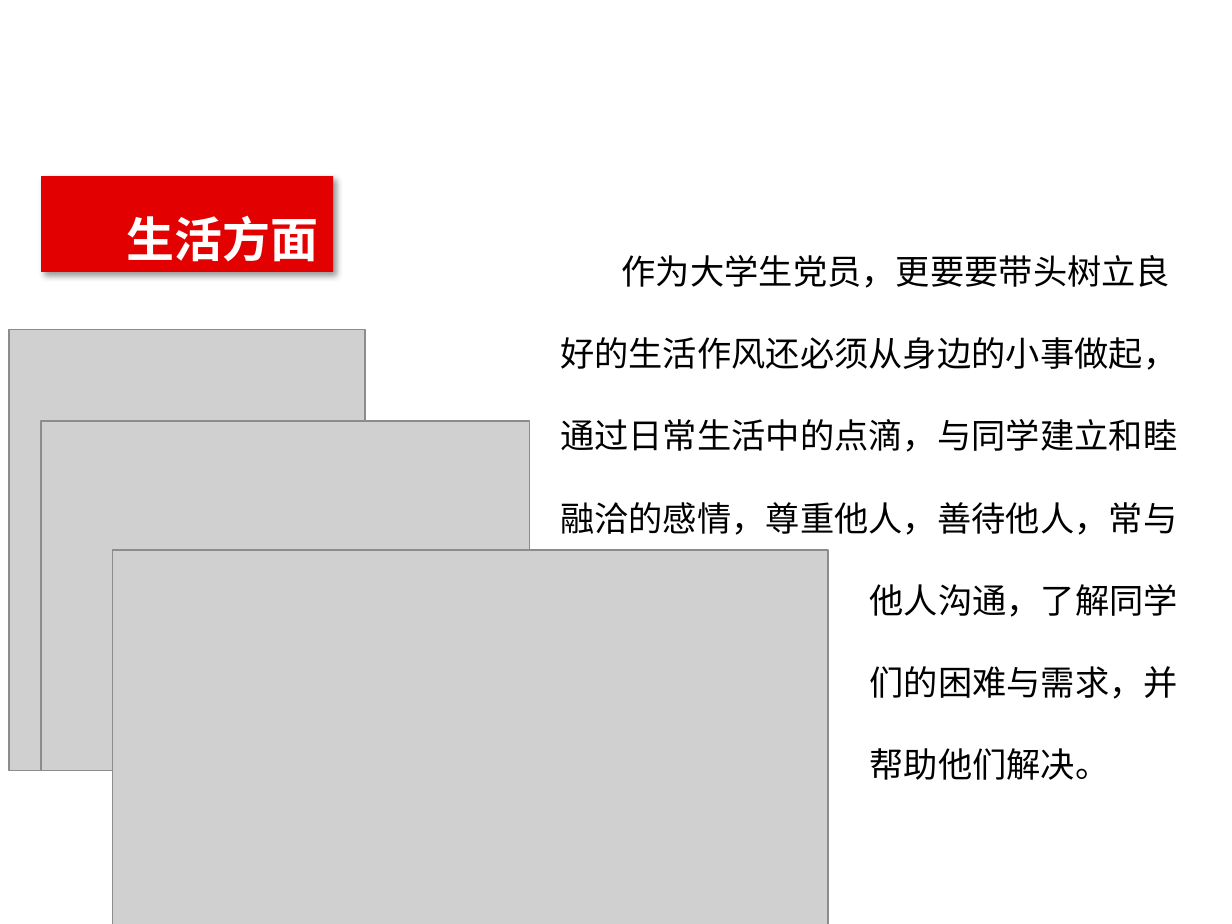
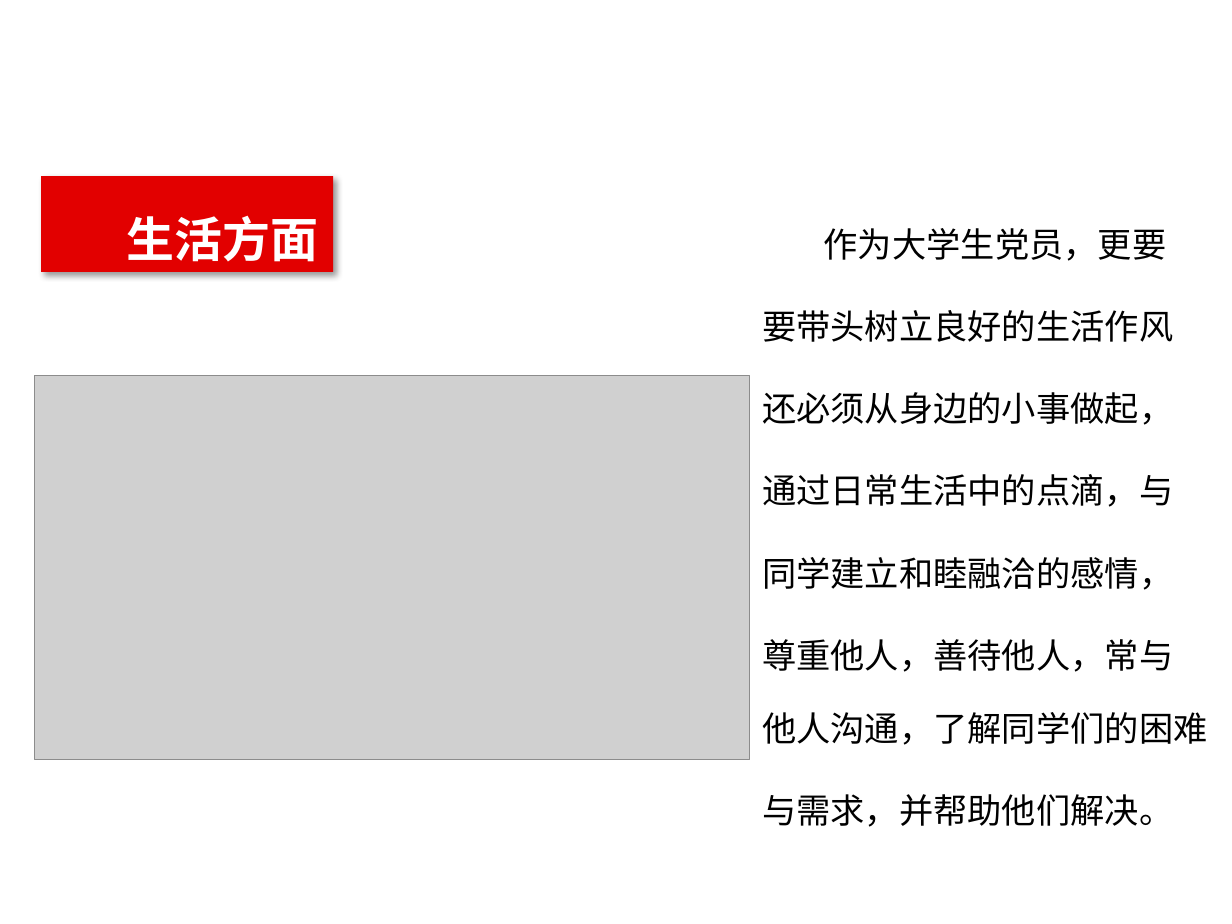
Before and after one commit to 342875289/----, a slide deck: slide 9 of 转正答辩/预备党员答辩.pptx (slide 10 before the commit). Drawn at 1232x924 pixels with LibreOffice and Linux fonts; fonts in the diff are those of the drawing; grey boxes stand for pictures; background and template pictures are left out. Boxes give left, top, right and bottom in pixels: in the first picture for what was removed or moved away, otherwise in the second. Text is boxed around its words. In the diff, an @@ line names an element or a change of style, - is before the commit and + after.

```diff
--- a/转正答辩/预备党员答辩.pptx
+++ b/转正答辩/预备党员答辩.pptx
@@ text "作为大学生党员，更要要带头树立良好的生活作风还必须从身边的小事做起，通过日常生活中的点滴，与同学建立和睦融洽的感情，尊重 ..." rewrapped from [560, 255, 1177, 535] to [762, 228, 1173, 672] @@
@@ picture removed at [9, 329, 365, 770] @@
@@ picture: place and size @@
-picture at [112, 549, 828, 924]
+picture at [34, 376, 750, 760]
@@ picture removed at [41, 421, 530, 771] @@
@@ text "他人沟通，了解同学们的困难与需求，并帮助他们解决。" rewrapped from [869, 584, 1178, 780] to [762, 712, 1208, 827] @@
```
Also in this commit, not shown: 6 other slides changed, 1 slide removed, 1 other file.
